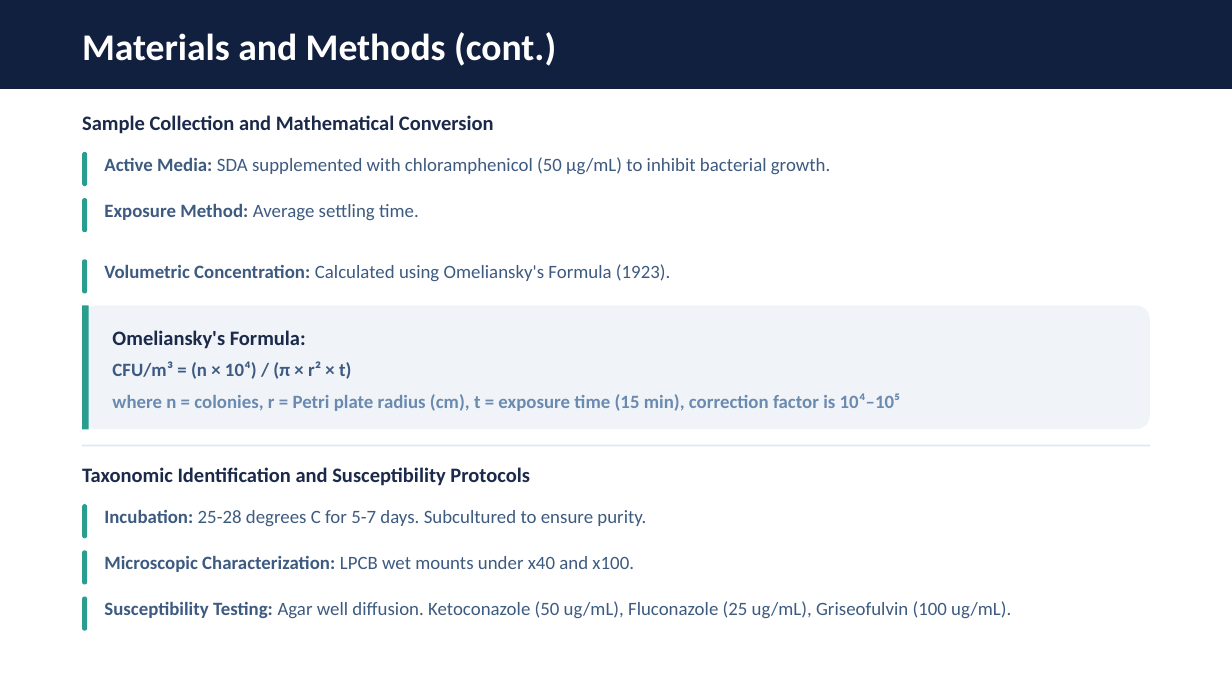
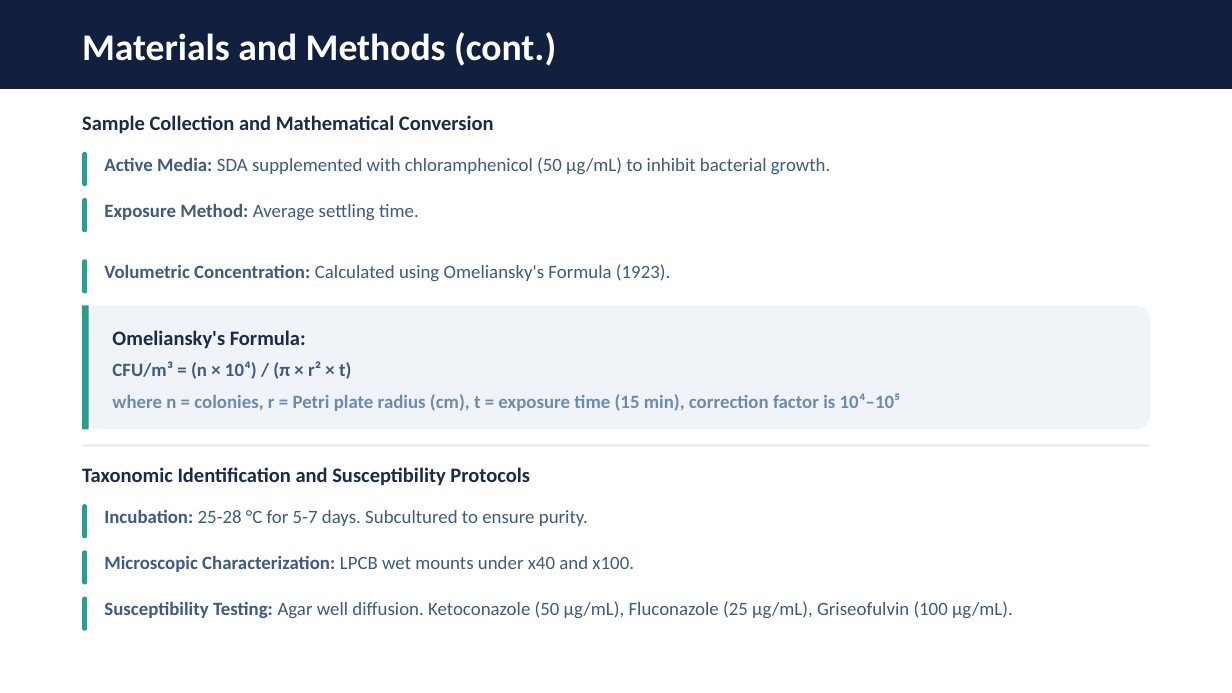
Before and after one commit to celebrity01/aisha-salisu-slide-presentation, a slide deck: slide 8 of download/Aisha Salisu Isansi_slide presentation.pptx. Drawn at 1232x693 pixels with LibreOffice and Linux fonts; fonts in the diff are those of the drawing. Boxes give left, top, right and bottom in pixels: in the first picture for what was removed or moved away, otherwise in the second. Text is boxed around its words. In the diff, an @@ line names an element or a change of style, - is before the commit and + after.

Commit message:
Fix content inconsistencies: ug/mL -> µg/mL and degrees C -> °C on Slide 8

```diff
--- a/download/Aisha Salisu Isansi_slide presentation.pptx
+++ b/download/Aisha Salisu Isansi_slide presentation.pptx
@@ text at (104,510,588,526): text changed @@
-Incubation: 25-28 degrees C for 5-7 days. Subcultured to ensure purity.
+Incubation: 25-28 °C for 5-7 days. Subcultured to ensure purity.
@@ text at (104,601,1013,618): text changed @@
-Susceptibility Testing: Agar well diffusion. Ketoconazole (50 ug/mL), Fluconazole (25 ug/mL), Griseofulvin (100 ug/mL).
+Susceptibility Testing: Agar well diffusion. Ketoconazole (50 µg/mL), Fluconazole (25 µg/mL), Griseofulvin (100 µg/mL).
```
Also in this commit, not shown: 1 other file.
